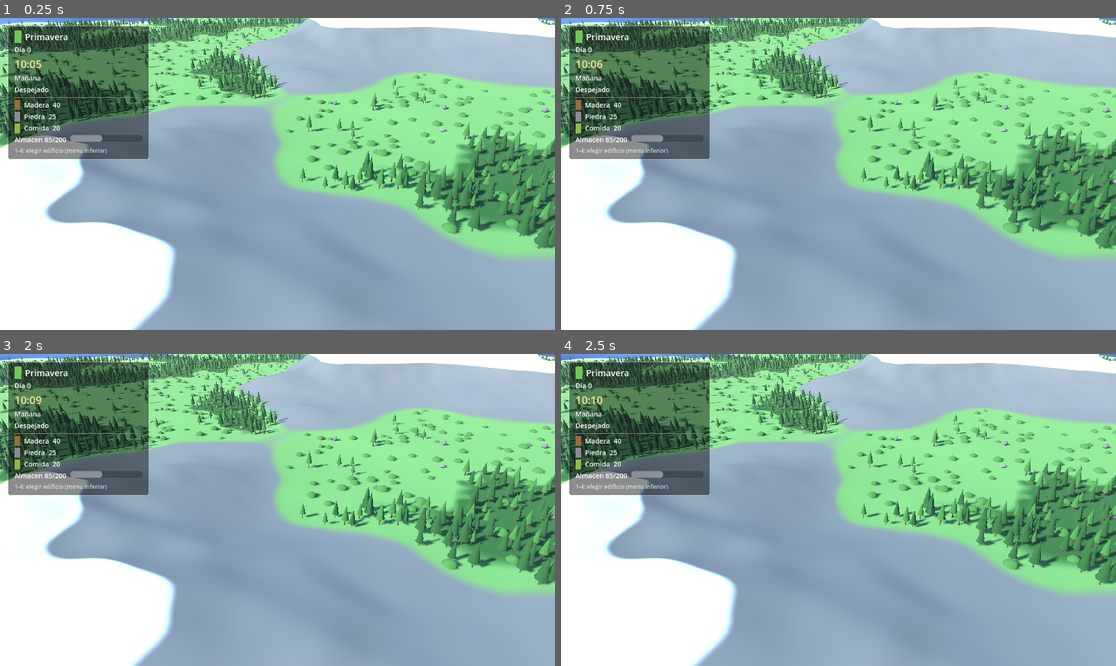
Above: before the commit, frames 1-4 (two rows, left to right).
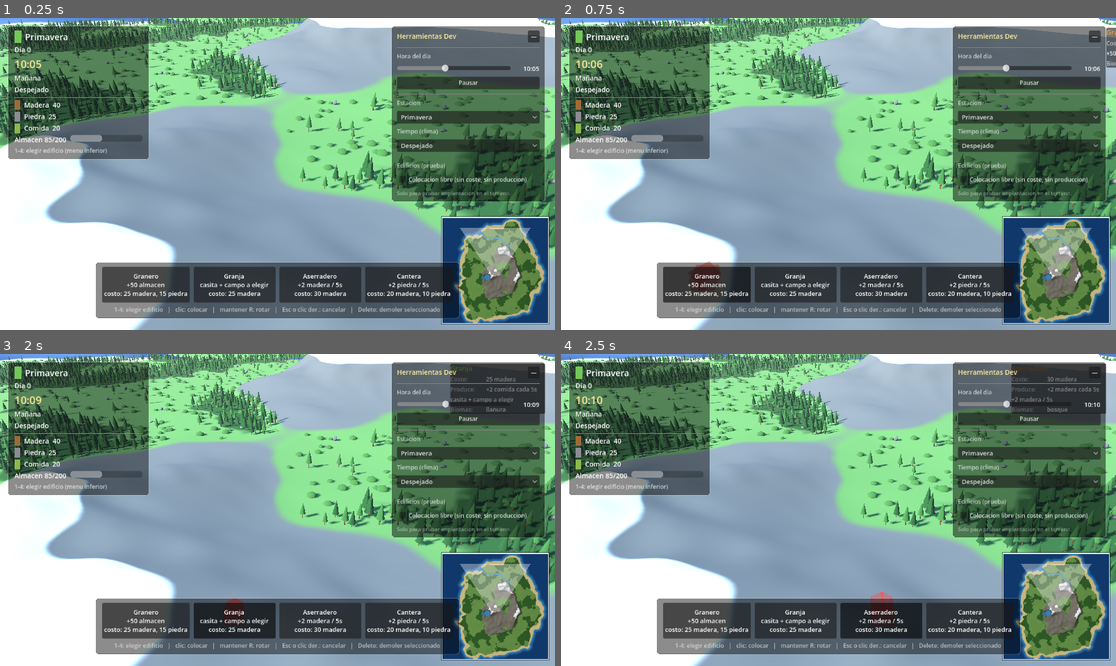
Above: after the commit, the same moments.

Repository: Juanlucg/AgeOfTowns3D
Game: Godot game, scene res://scenes/Main.tscn
The game is run twice, just before and just after one commit, with the same random seed, the same clock (stepped at 60 frames per second) and the same inputs.
Inputs (mouse positions are in pixels of both pictures, inside the frame that each line leads up to):
- Up to frame 1 (0.25 s): no input
- Up to frame 2 (0.75 s): click (705, 283) at 0.5 s, where only the run after the commit has a clickable "Granero +50 almacen costo: 25…"
- Up to frame 3 (2 s): click (233, 619) at 1.25 s, where only the run after the commit has a clickable "Granja casita + campo a elegi…"
- Up to frame 4 (2.5 s): click (882, 619) at 2 s, where only the run after the commit has a clickable "Aserradero +2 madera / 5s cos…"

The runs differ from the first frame. In frame 1, 33% of the frame differs, in the area x 17-99%, y 2-99%; in frame 2, 33%, in the area x 17-100%, y 2-99%; in frame 3, 33%; in frame 4, 33%.
Error before the commit: Parse Error: Could not parse global class "Buildings" from "res://scripts/Buildings.gd". (res://scripts/Minimap.gd:18)

Commit message:
Fix: list comprehensions, deselect duplicado, world_to_screen helper
- BuildingTooltip/BuildingInfoMenu: GDScript 4.7 no parsea
  [expr for x in items] en todas las posiciones; reemplazo por loops
  explicitos con append.
- Buildings: el viejo deselect() (cancelaba colocacion) y el nuevo
  deselect() (cancelaba foco de edificio colocado) colisionaban.
  Renombro el viejo a cancel_placement() y actualizo las 4 llamadas.
- CameraController3D.world_to_screen(world_pos): helper que expone
  _cam.unproject_position() sin filtrar el nodo Camera3D interno.
  Buildings.toggle_select usa este helper para proyectar la posicion
  del edificio al menu contextual.

Diff:
--- a/scripts/BuildingInfoMenu.gd
+++ b/scripts/BuildingInfoMenu.gd
@@ -46,7 +46,10 @@
 		_add_row(vbox, "Produce", "+%s %s cada %ss" % [_fmt(def.prod_amount), String(def.prod_resource), _fmt(def.prod_interval)])
 	if record.crop != "":
 		_add_row(vbox, "Cultivo", record.crop.capitalize())
-	_add_row(vbox, "Biomas", ", ".join([_BIOME_NAMES.get(b, str(b)) for b in def.biomes]))
+	var biomes_parts: Array = []
+	for b in def.biomes:
+		biomes_parts.append(_BIOME_NAMES.get(b, str(b)))
+	_add_row(vbox, "Biomas", ", ".join(biomes_parts))
 
 	var button_row := HBoxContainer.new()
 	button_row.add_theme_constant_override("separation", 6)
--- a/scripts/BuildingTooltip.gd
+++ b/scripts/BuildingTooltip.gd
@@ -22,7 +22,10 @@
 		_add_row(vbox, "Produce", "+%s %s cada %ss" % [amt, String(def.prod_resource), _format_amount(def.prod_interval)])
 	if def.hint != "":
 		_add_row(vbox, "", def.hint)
-	var biomes_str := ", ".join([_BIOME_NAMES.get(b, str(b)) for b in def.biomes])
+	var biomes_parts: Array = []
+	for b in def.biomes:
+		biomes_parts.append(_BIOME_NAMES.get(b, str(b)))
+	var biomes_str := ", ".join(biomes_parts)
 	_add_row(vbox, "Biomas", biomes_str)
 	position = at
 	visible = true
--- a/scripts/Buildings.gd
+++ b/scripts/Buildings.gd
@@ -195,7 +195,7 @@
 	if rec != null and rec.node != null and is_instance_valid(rec.node):
 		# Punto del edificio proyectado al centro de la pantalla, cerca del suelo.
 		var ground3 := Vector3(rec.pos.x, Terrain.height_at(rec.pos), rec.pos.y)
-		screen = _cam_rig.unproject_position(ground3)
+		screen = _cam_rig.world_to_screen(ground3)
 	building_focus_changed.emit(_selected, screen)
 
 
@@ -264,9 +264,9 @@
 	if not _defs.has(id):
 		return
 	if _pending == id:
-		deselect()
-		return
-	deselect()
+		cancel_placement()
+		return
+	cancel_placement()
 	_pending = id
 	_yaw = 0.0
 	_ghost = Node3D.new()
@@ -278,7 +278,7 @@
 	selection_changed.emit(id)
 
 
-func deselect() -> void:
+func cancel_placement() -> void:
 	_pending = &""
 	if _ghost != null:
 		_ghost.queue_free()
--- a/scripts/CameraController3D.gd
+++ b/scripts/CameraController3D.gd
@@ -169,6 +169,14 @@
 	_position_target = Vector3(ground.x, 0.0, ground.y)
 
 
+# Proyecta un punto del mundo a coordenadas de pantalla.
+# Util para anclar UI 3D-to-2D (e.g. menu contextual sobre un edificio).
+func world_to_screen(world_pos: Vector3) -> Vector2:
+	if _cam == null:
+		return Vector2.ZERO
+	return _cam.unproject_position(world_pos)
+
+
 func _march(origin: Vector3, ray: Vector3) -> Vector3:
 	var above := origin.y > _height_at(origin)
 	var t := 0.0
Not shown, added: scripts/BuildingInfoMenu.gd.uid
Not shown, added: scripts/BuildingTooltip.gd.uid
